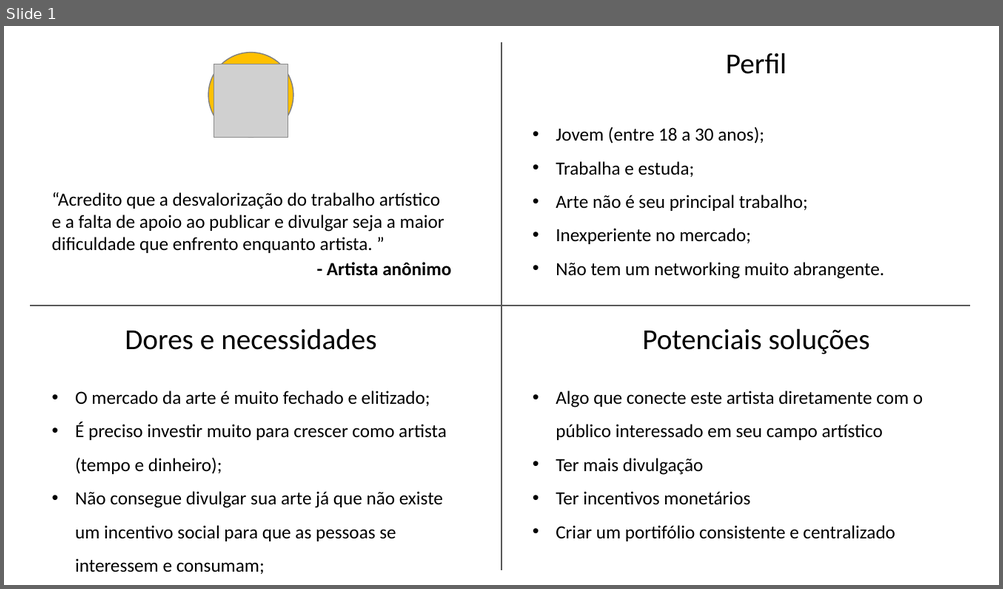
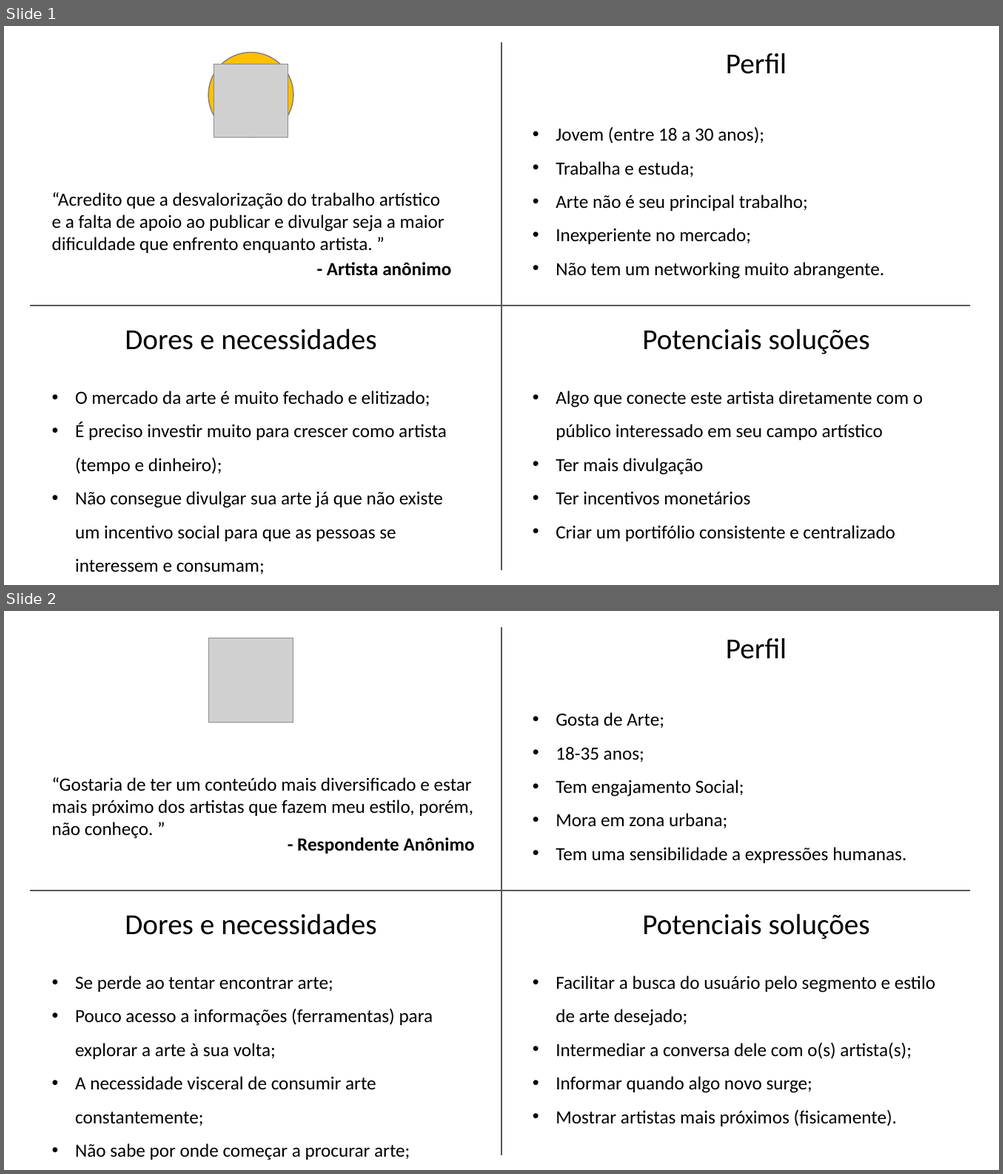
Before and after one commit to Modilon/Arte6, a slide deck: ProtoPersonas.pptx. Shown one above the other, each under a label of ours: slide 1 before the commit, slides 1 and 2 after it. The pictures are 1003x589 and 1003x1174 pixels, drawn with LibreOffice and Linux fonts; fonts in the diff are those of the drawing; grey boxes stand for pictures. Boxes give left, top, right and bottom in pixels: in the first picture for what was removed or moved away, otherwise in the second. Text is boxed around its words. In the diff, an @@ line names an element or a change of style, - is before the commit and + after.

```diff
--- a/ProtoPersonas.pptx
+++ b/ProtoPersonas.pptx
@@ slide 2 added at (4, 611, 999, 1170), background #FFFFFF @@
@@ line added from (502, 627) to (502, 1156), #595959 1.5 pt @@
@@ picture added at (208, 638, 293, 723) @@
@@ text added at (726, 638, 786, 659), 28 pt, text #000000 @@
+Perfil
@@ text added at (555, 712, 906, 863), 18 pt, text #000000 @@
+• Gosta de Arte;
+• 18-35 anos;
+• Tem engajamento Social;
+• Mora em zona urbana;
+• Tem uma sensibilidade a expressões humanas.
@@ text added at (52, 777, 473, 839), 18 pt, text #000000 @@
+“Gostaria de ter um conteúdo mais diversificado e estar
+mais próximo dos artistas que fazem meu estilo, porém,
+não conheço. ”
@@ text added at (297, 837, 475, 854), 18 pt, text #000000, bold @@
+- Respondente Anônimo
@@ line added from (30, 891) to (970, 891), #595959 1.5 pt @@
@@ text added at (125, 914, 376, 935), 28 pt, text #000000 @@
+Dores e necessidades
@@ text added at (642, 914, 870, 940), 28 pt, text #000000 @@
+Potenciais soluções
@@ text added at (75, 976, 433, 1161), 18 pt, text #000000 @@
+• Se perde ao tentar encontrar arte;
+• Pouco acesso a informações (ferramentas) para explorar a arte à sua volta;
+• A necessidade visceral de consumir arte constantemente;
+• Não sabe por onde começar a procurar arte;
@@ text added at (555, 976, 935, 1127), 18 pt, text #000000 @@
+• Facilitar a busca do usuário pelo segmento e estilo de arte desejado;
+• Intermediar a conversa dele com o(s) artista(s);
+• Informar quando algo novo surge;
+• Mostrar artistas mais próximos (fisicamente).
```
Also in this commit, not shown: 1 slide removed, 1 other file.
